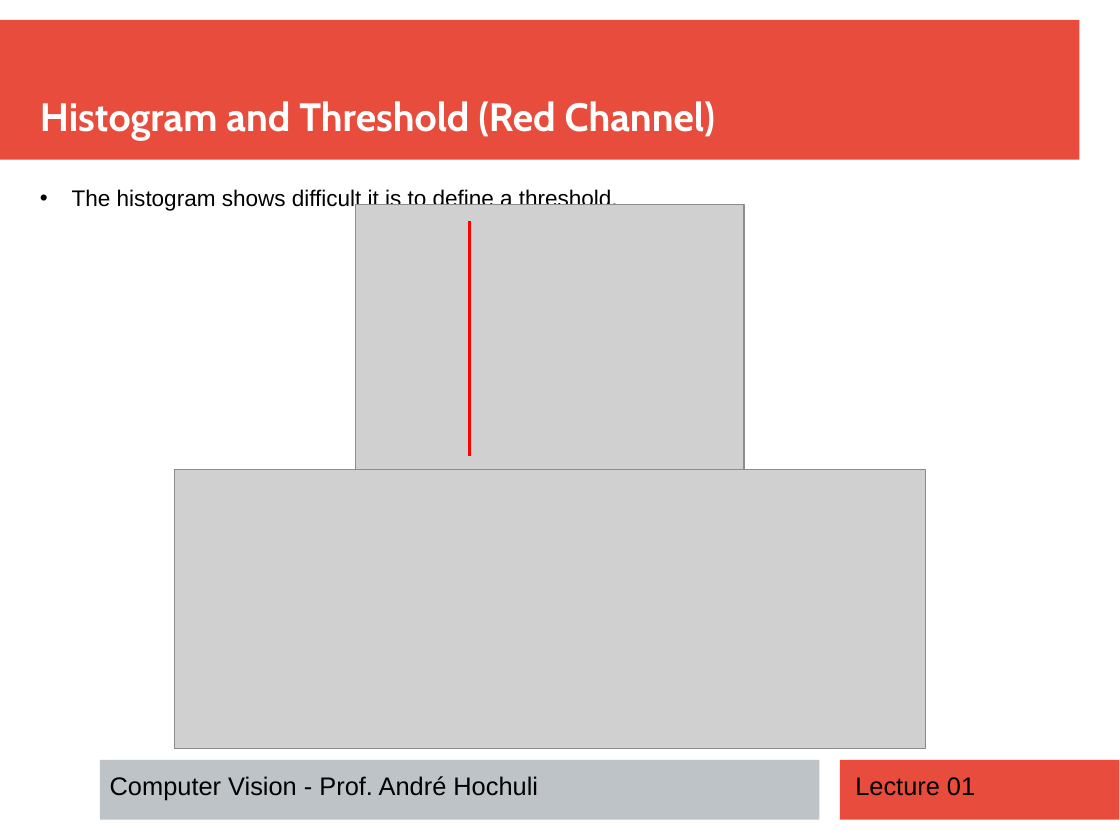
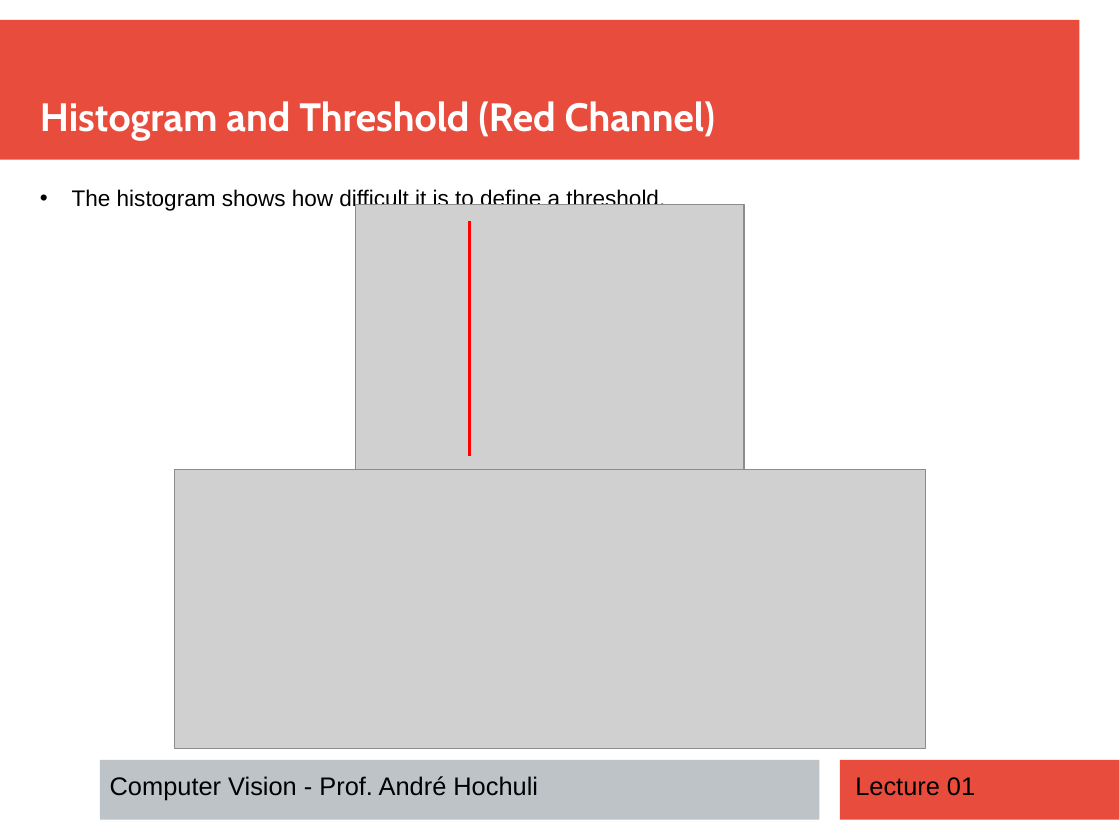
Before and after one commit to andrehochuli/teaching, a slide deck: slide 4 of ComputerVision/Lecture 01 - Computer Vision and Image Processing/Lecture 01 - Pratice 01 - Solution.pptx. Drawn at 1120x840 pixels with LibreOffice and Linux fonts; fonts in the diff are those of the drawing; grey boxes stand for pictures. Boxes give left, top, right and bottom in pixels: in the first picture for what was removed or moved away, otherwise in the second. Text is boxed around its words. In the diff, an @@ line names an element or a change of style, - is before the commit and + after.

```diff
--- a/ComputerVision/Lecture 01 - Computer Vision and Image Processing/Lecture 01 - Pratice 01 - Solution.pptx
+++ b/ComputerVision/Lecture 01 - Computer Vision and Image Processing/Lecture 01 - Pratice 01 - Solution.pptx
@@ text at bbox=[72, 189, 665, 212]: text changed @@
-• The histogram shows difficult it is to define a threshold.
+• The histogram shows how difficult it is to define a threshold.
```
Also in this commit, not shown: 3 other slides changed.
